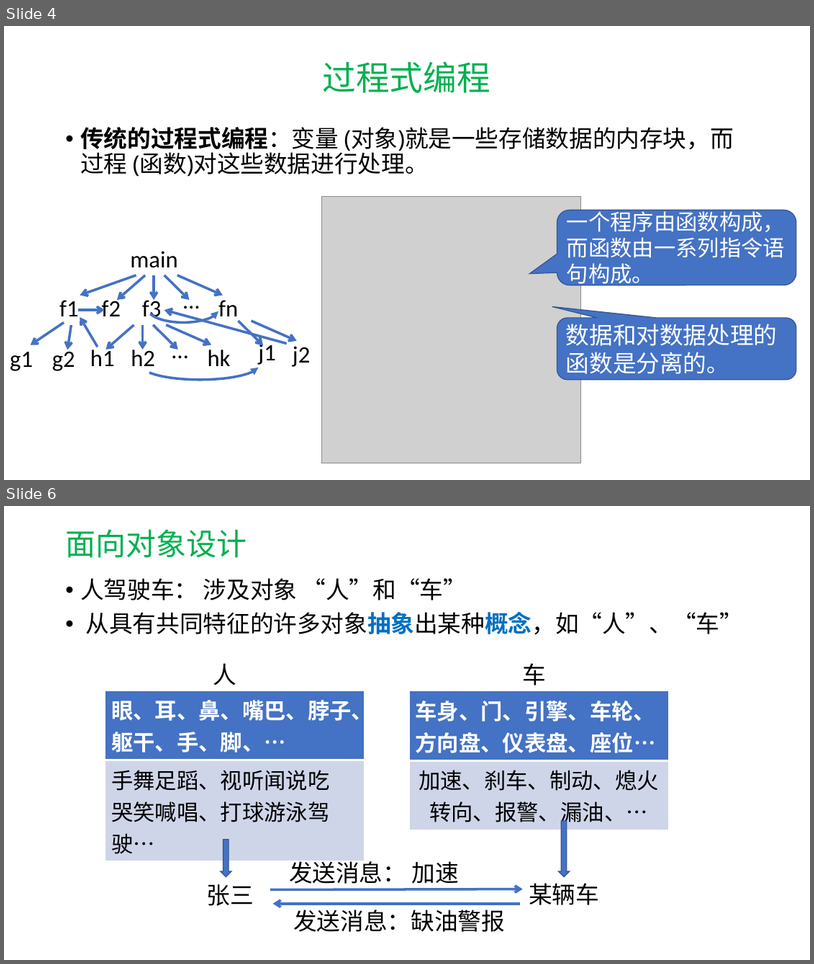
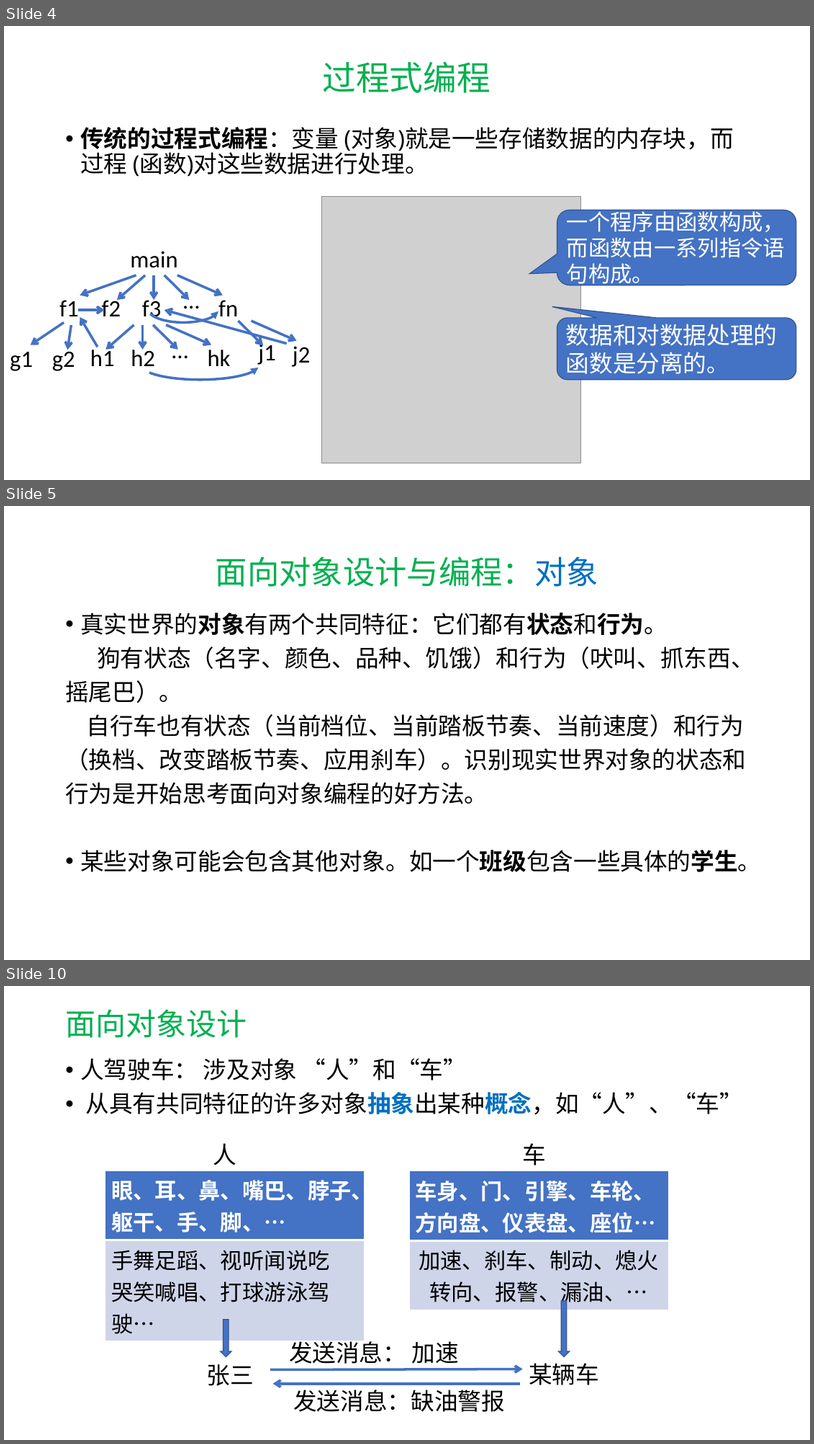
Before and after one commit to hwdong-net/cplusplus17, a slide deck: ppt/第7章 类和对象.pptx. Shown one above the other, each under a label of ours: slides 4 and 6 before the commit, slides 4, 5 and 10 after it; the slides between them are not shown. The pictures are 814x964 and 814x1444 pixels, drawn with LibreOffice and Linux fonts; fonts in the diff are those of the drawing; grey boxes stand for pictures. Boxes give left, top, right and bottom in pixels: in the first picture for what was removed or moved away, otherwise in the second. Text is boxed around its words. In the diff, an @@ line names an element or a change of style, - is before the commit and + after.

```diff
--- a/ppt/第7章 类和对象.pptx
+++ b/ppt/第7章 类和对象.pptx
@@ slide 5 added at bbox=[4, 506, 810, 960], background #FFFFFF @@
@@ title added at bbox=[216, 556, 599, 587], 38 pt, text #00B050 @@
+面向对象设计与编程：对象
@@ text added at bbox=[65, 613, 761, 872], 28 pt, text #000000 @@
+• 真实世界的对象有两个共同特征：它们都有状态和行为。
+狗有状态（名字、颜色、品种、饥饿）和行为（吠叫、抓东西、摇尾巴）。
+自行车也有状态（当前档位、当前踏板节奏、当前速度）和行为（换档、改变踏板节奏、应用刹车）。识别现实世界对象的状态和行为是开始思考面向对象编程的好方法。
+• 某些对象可能会包含其他对象。如一个班级包含一些具体的学生。
@@ what was slide 6 is now slide 10 @@
```
Also in this commit, not shown: 1 slide changed, 3 other slides added, 1 other file.
